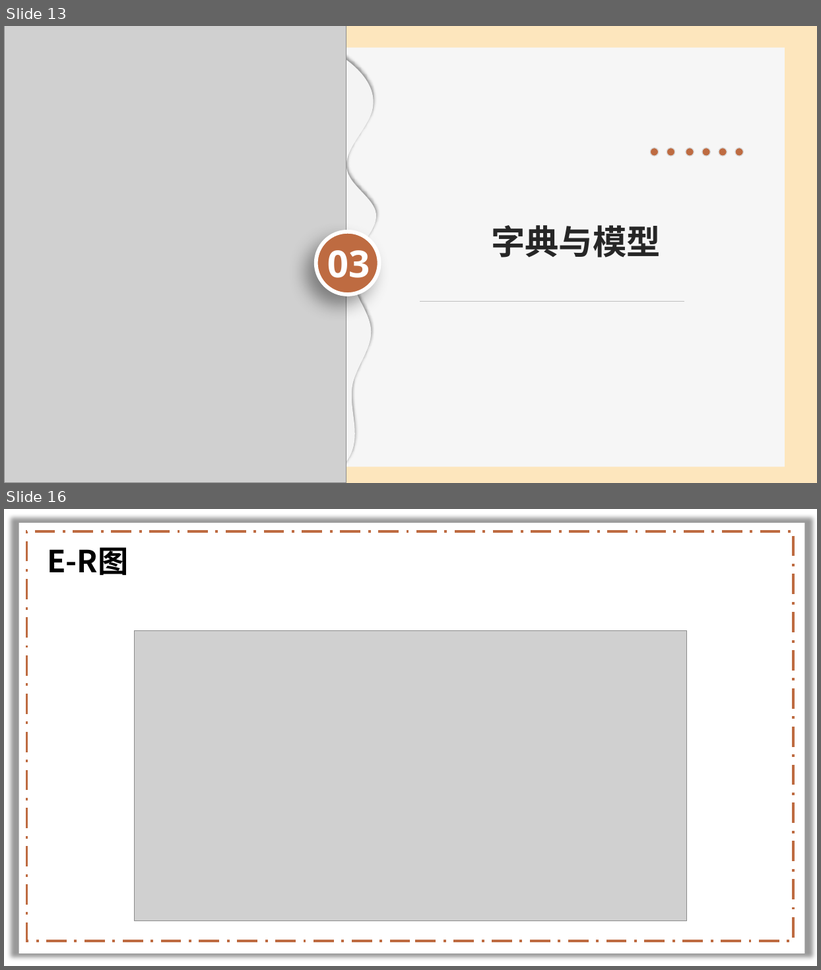
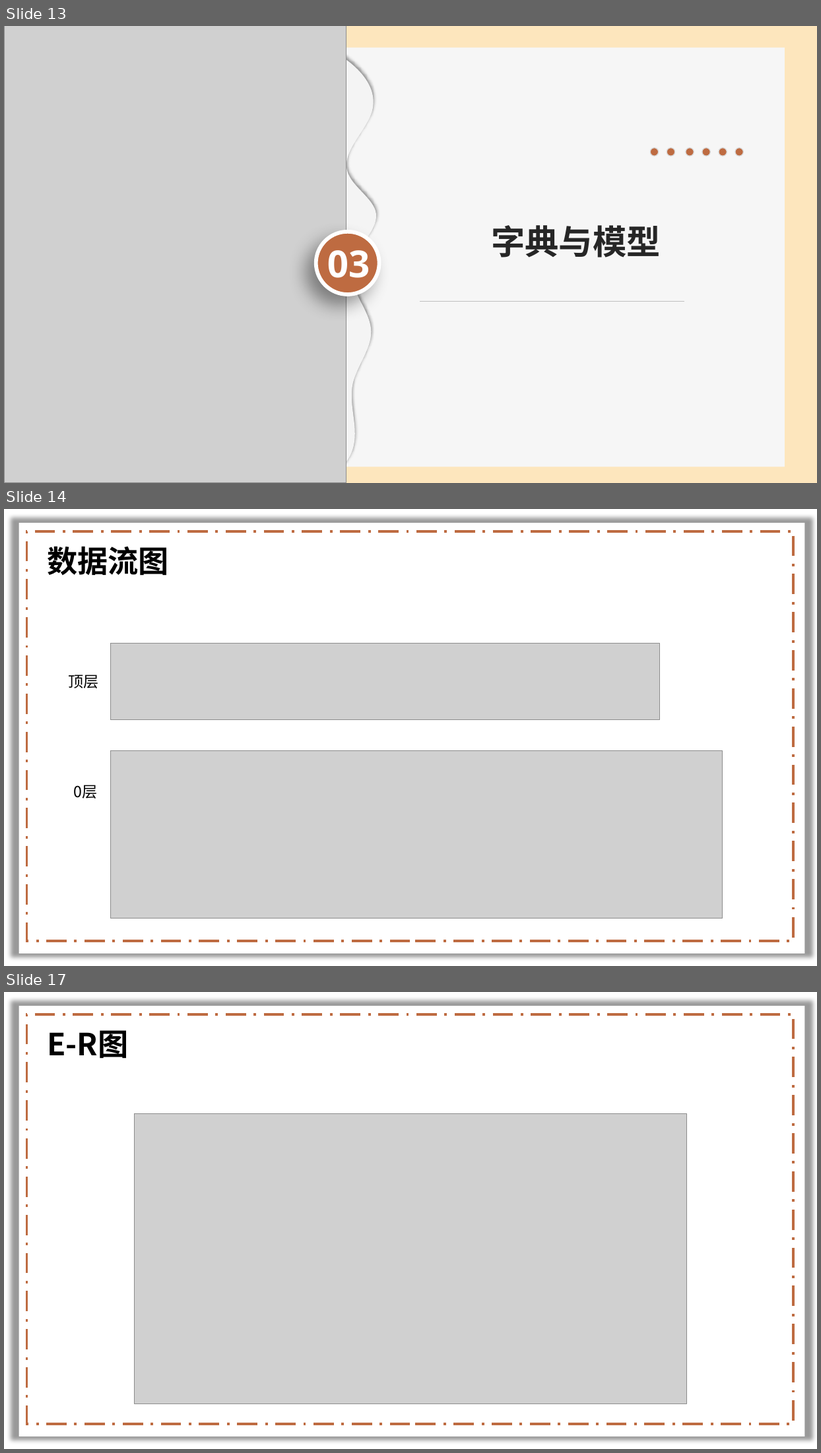
Before and after one commit to lenovo-wu/G11ZUCC, a slide deck: 需求规格说明.pptx. Shown one above the other, each under a label of ours: slides 13 and 16 before the commit, slides 13, 14 and 17 after it; the slides between them are not shown. The pictures are 821x970 and 821x1453 pixels, drawn with LibreOffice and Linux fonts; fonts in the diff are those of the drawing; grey boxes stand for pictures; background and template pictures are left out. Boxes give left, top, right and bottom in pixels: in the first picture for what was removed or moved away, otherwise in the second. Text is boxed around its words. In the diff, an @@ line names an element or a change of style, - is before the commit and + after.

```diff
--- a/需求规格说明.pptx
+++ b/需求规格说明.pptx
@@ slide 14 added at (4, 509, 817, 966), background picture (left out); not listed: 2 template elements that a slide beside it also shows @@
@@ text added at (47, 546, 169, 575), 36 pt, text #000000, bold @@
+数据流图
@@ picture added at (111, 644, 660, 720) @@
@@ text added at (69, 675, 99, 689), 18 pt, text #000000 @@
+顶层
@@ picture added at (111, 751, 723, 918) @@
@@ text added at (73, 785, 97, 799), 18 pt, text #000000 @@
+0层
@@ what was slide 16 is now slide 17 @@
```
Also in this commit, not shown: 3 slides changed, 5 other files.
